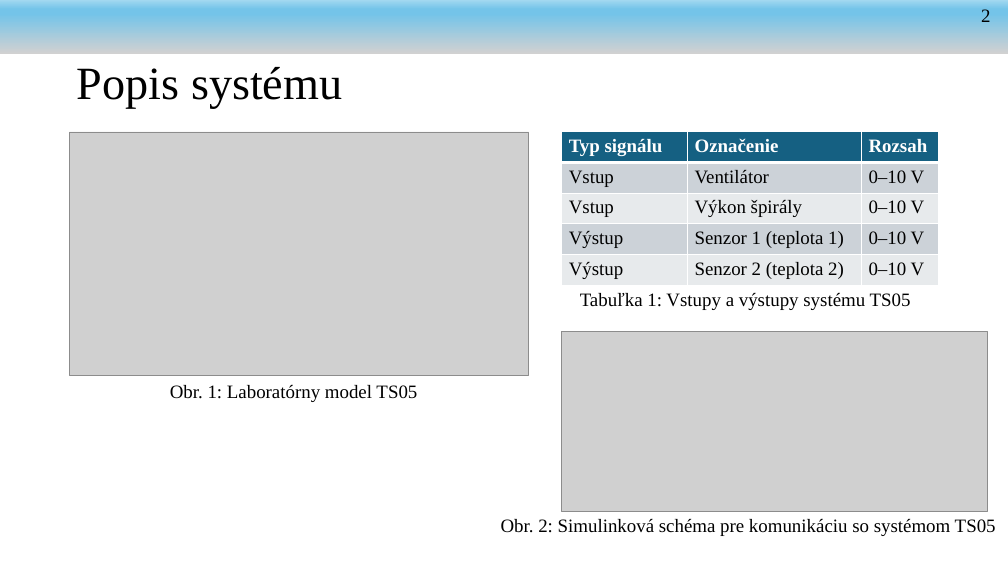
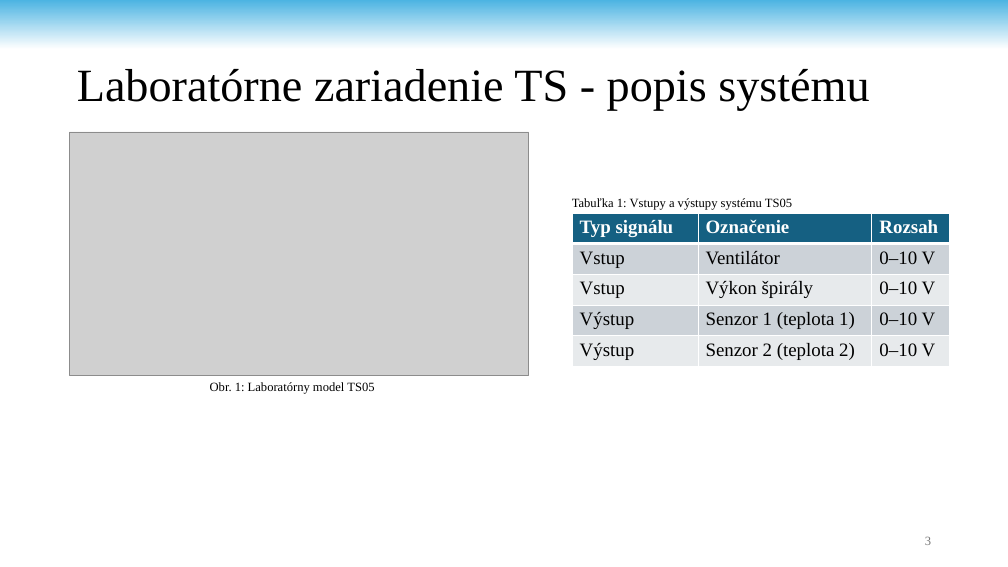
Before and after one commit to andrii-stoliar/DP-Stoliar, a slide deck: slide 3 of Prez/Prez.pptx (slide 4 before the commit). Drawn at 1008x567 pixels with LibreOffice and Linux fonts; fonts in the diff are those of the drawing; grey boxes stand for pictures; background and template pictures are left out. Boxes give left, top, right and bottom in pixels: in the first picture for what was removed or moved away, otherwise in the second. Text is boxed around its words. In the diff, an @@ line names an element or a change of style, - is before the commit and + after.

```diff
--- a/Prez/Prez.pptx
+++ b/Prez/Prez.pptx
@@ rectangle: place and size @@
-rectangle at box(0, 0, 1008, 54)
+rectangle at box(0, 0, 1008, 49)
@@ rectangle at box(0, 0, 1008, 49): fill gradient #D1D1D1 to #74C4E9 to #A2D8F0 to gradient #FFFFFF to #46B1E1 @@
@@ text removed at box(981, 9, 990, 22) @@
-2
@@ title at box(77, 69, 869, 110): text changed @@
-Popis systému
+Laboratórne zariadenie TS - popis systému
@@ text "Tabuľka 1: Vstupy a výstupy ..." at box(572, 198, 792, 210): size 18 to 12 pt @@
@@ text "Tabuľka 1: Vstupy a výstupy ...": place and size @@
-text "Tabuľka 1: Vstupy a výstupy ..." at box(580, 293, 911, 310)
+text "Tabuľka 1: Vstupy a výstupy ..." at box(572, 198, 792, 210)
@@ table: place and size @@
-table at box(561, 132, 938, 286)
+table at box(572, 213, 950, 367)
@@ picture removed at box(561, 331, 988, 511) @@
@@ text "Obr. 1: Laboratórny model TS05": place and size @@
-text "Obr. 1: Laboratórny model TS05" at box(170, 385, 417, 402)
+text "Obr. 1: Laboratórny model TS05" at box(210, 382, 374, 394)
@@ text "Obr. 1: Laboratórny model TS05" at box(210, 382, 374, 394): size 18 to 12 pt @@
@@ text removed at box(501, 519, 996, 536) @@
-Obr. 2: Simulinková schéma pre komunikáciu so systémom TS05
@@ page number added at box(925, 536, 931, 545), 12 pt, text #797979 @@
+3
```
Also in this commit, not shown: 8 other slides changed, 17 slides added, 7 slides removed, 32 other files.
